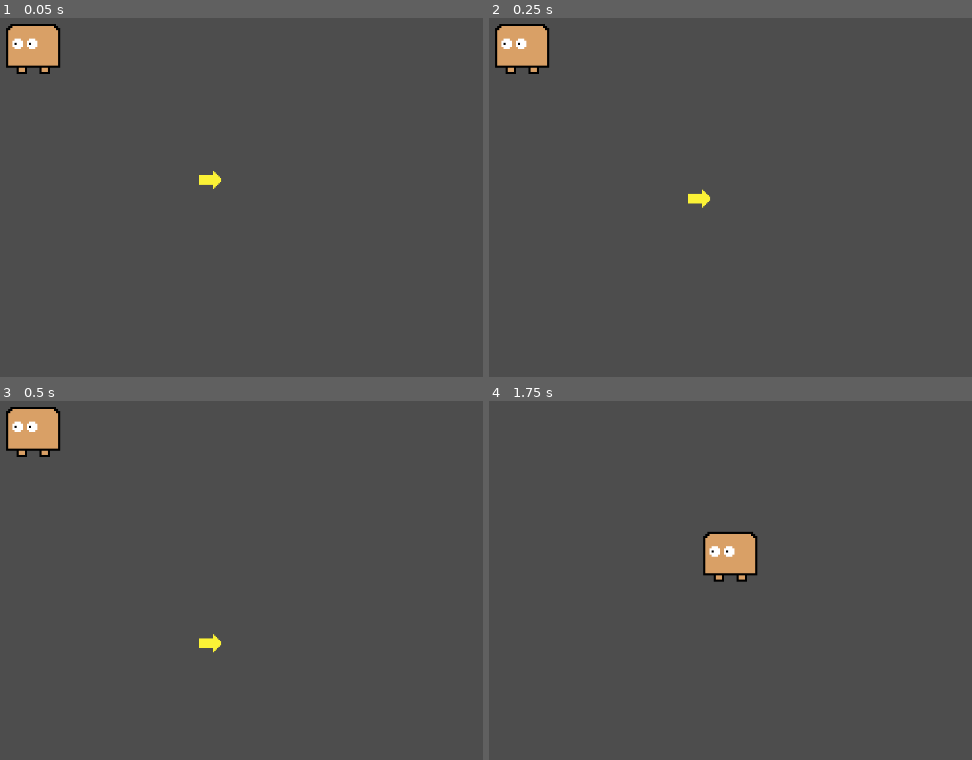
Above: before the commit, frames 1-4 (two rows, left to right).
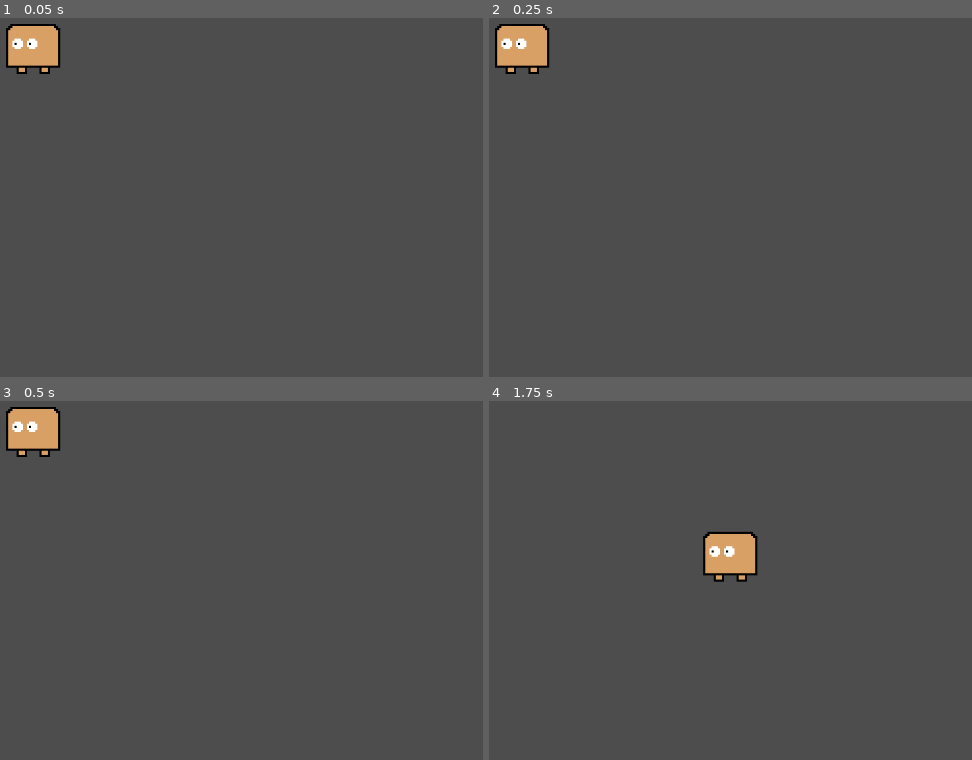
Above: after the commit, the same moments.

Repository: EHStew/DBaG_01
Game: Godot game, scene res://main.tscn
The game is run twice, just before and just after one commit, with the same random seed, the same clock (stepped at 60 frames per second) and the same inputs.
Inputs:
- Up to frame 1 (0.05 s): no input
- Up to frame 2 (0.25 s): no input
- Up to frame 3 (0.5 s): no input
- Up to frame 4 (1.75 s): tap Enter at 0.5 s; hold D (move_right) 0.53-1.28 s; hold S (move_down) from 1.28 s (still down)

The runs differ from the first frame. In frame 1, 0.1% of the frame differs, in the area x 41-46%, y 42-48%; in frame 2, 0.1%; in frame 3, 0.1%; in frame 4, nothing differs.
Error before the commit: Attempt to call function 'get_overlapping_bodies' in base 'null instance' on a null instance. (res://Player.gd:32)

Commit message:
Add enemy. Refactor blink pickup

Diff:
--- a/blink_pwr.gd
+++ b/Objects/Pickups/pickup.gd
@@ -1,4 +1,6 @@
-extends RigidBody2D
+extends Node
+
+class_name Pickup
 
 
 # Called when the node enters the scene tree for the first time.
--- /dev/null
+++ b/Objects/Pickups/pickup_blink.tscn
@@ -0,0 +1,19 @@
+[gd_scene load_steps=3 format=3 uid="uid://4x5rqjab8y0u"]
+
+[ext_resource type="Texture2D" uid="uid://cia6qglk7wt21" path="res://Assets/sprites/arrow.png" id="2_c0r6f"]
+
+[sub_resource type="CapsuleShape2D" id="CapsuleShape2D_i2bdo"]
+radius = 13.0
+height = 52.0
+
+[node name="pickupBlink" type="Area2D"]
+position = Vector2(596, 248)
+
+[node name="Arrow" type="Sprite2D" parent="."]
+scale = Vector2(3, 3)
+texture = ExtResource("2_c0r6f")
+
+[node name="CollisionShape2D" type="CollisionShape2D" parent="."]
+position = Vector2(-1, 1)
+rotation = 1.5708
+shape = SubResource("CapsuleShape2D_i2bdo")
--- a/Player.gd
+++ b/Player.gd
@@ -28,7 +28,6 @@
 	position.x = clamp(position.x, 0, screen_size.x)
 	position.y = clamp(position.y, 0, screen_size.y)
 
-func _physics_process(delta):
-	for body in $Area2D.get_overlapping_bodies():
-		if body.is_in_group("pickups"):
-			body.queue_free()
+func _on_body_entered(body):
+			if body.is_in_group("pickups"):
+				body.queue_free()
--- a/blink_pwr.tscn
+++ /dev/null
@@ -1,19 +0,0 @@
-[gd_scene load_steps=4 format=3 uid="uid://dq8hhf2p4ul3"]
-
-[ext_resource type="Texture2D" uid="uid://cia6qglk7wt21" path="res://Assets/sprites/arrow.png" id="1_edtq2"]
-[ext_resource type="Script" path="res://blink_pwr.gd" id="1_pjcek"]
-
-[sub_resource type="RectangleShape2D" id="RectangleShape2D_u34n0"]
-size = Vector2(32, 18)
-
-[node name="blink_pwr" type="RigidBody2D" groups=["pickups"]]
-position = Vector2(326, 262)
-script = ExtResource("1_pjcek")
-
-[node name="CollisionShape2D" type="CollisionShape2D" parent="."]
-position = Vector2(0, 1)
-shape = SubResource("RectangleShape2D_u34n0")
-
-[node name="Arrow" type="Sprite2D" parent="."]
-scale = Vector2(2, 2)
-texture = ExtResource("1_edtq2")
--- /dev/null
+++ b/enemy.tscn
@@ -0,0 +1,15 @@
+[gd_scene load_steps=3 format=3 uid="uid://ca0stkrawqaec"]
+
+[ext_resource type="Texture2D" uid="uid://iwbxcvhls2yj" path="res://Assets/sprites/enemy.png" id="1_qthr8"]
+
+[sub_resource type="RectangleShape2D" id="RectangleShape2D_vo6ry"]
+size = Vector2(72, 72)
+
+[node name="Enemy" type="Area2D"]
+
+[node name="Enemy" type="Sprite2D" parent="."]
+scale = Vector2(3, 3)
+texture = ExtResource("1_qthr8")
+
+[node name="CollisionShape2D" type="CollisionShape2D" parent="."]
+shape = SubResource("RectangleShape2D_vo6ry")
--- a/main.tscn
+++ b/main.tscn
@@ -1,10 +1,7 @@
-[gd_scene load_steps=3 format=3 uid="uid://cwtpfcqo4drny"]
+[gd_scene load_steps=2 format=3 uid="uid://cwtpfcqo4drny"]
 
 [ext_resource type="PackedScene" uid="uid://bdwx3f540n7ps" path="res://Player.tscn" id="1_y2tpf"]
-[ext_resource type="PackedScene" uid="uid://dq8hhf2p4ul3" path="res://blink_pwr.tscn" id="2_pcvh0"]
 
 [node name="Main" type="Node2D"]
 
 [node name="Player" parent="." instance=ExtResource("1_y2tpf")]
-
-[node name="Area2D" parent="." instance=ExtResource("2_pcvh0")]
Binary file added: Assets/sprites/enemy.png
Not shown, added: Assets/sprites/enemy.png.import
